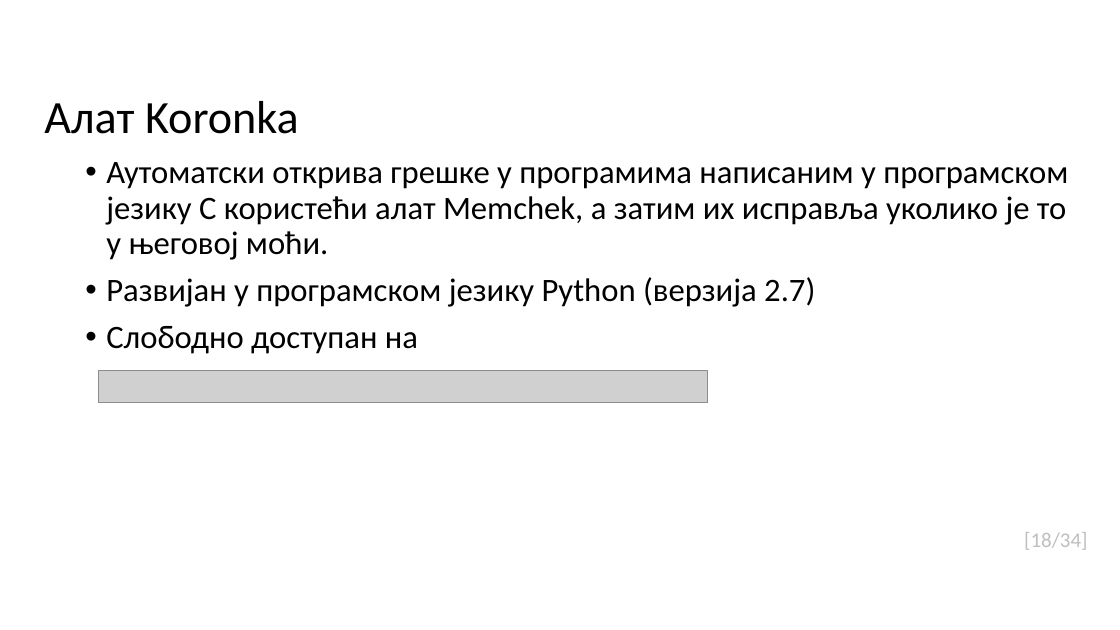
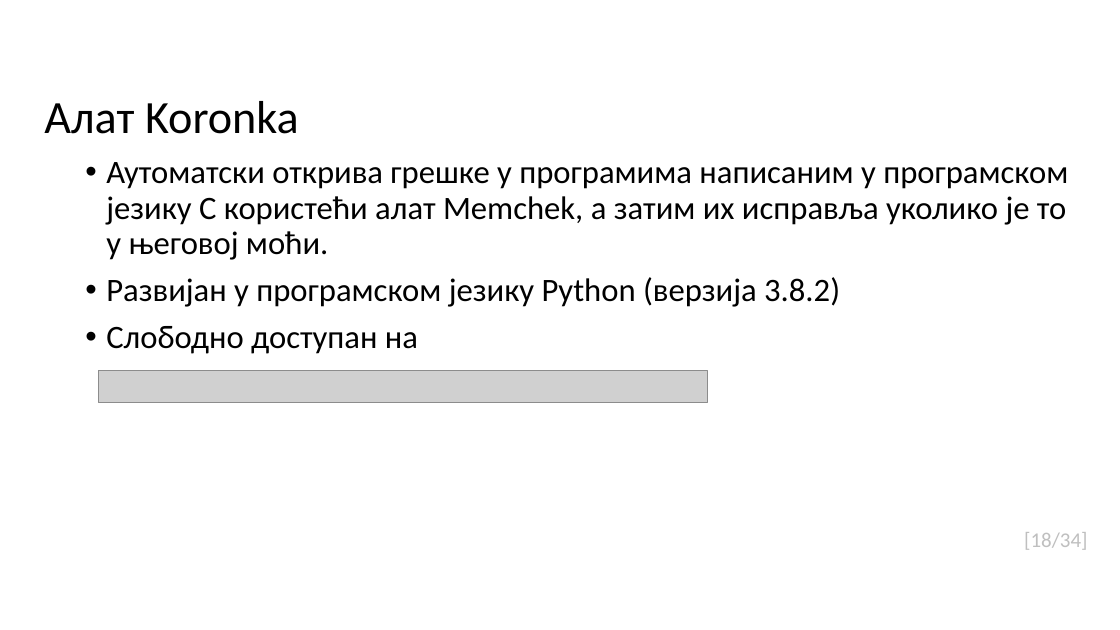
Before and after one commit to LMladenovic/MScThesisPPTX, a slide deck: slide 19 of MATF_primer_prezentacije.pptx. Drawn at 1120x630 pixels with LibreOffice and Linux fonts; fonts in the diff are those of the drawing; grey boxes stand for pictures; background and template pictures are left out. Boxes give left, top, right and bottom in pixels: in the first picture for what was removed or moved away, otherwise in the second. Text is boxed around its words. In the diff, an @@ line names an element or a change of style, - is before the commit and + after.

```diff
--- a/MATF_primer_prezentacije.pptx
+++ b/MATF_primer_prezentacije.pptx
@@ text at (106, 277, 840, 307): text changed @@
-• Развијан у програмском језику Python (верзија 2.7)
+• Развијан у програмском језику Python (верзија 3.8.2)
```
Also in this commit, not shown: 10 other slides changed.
